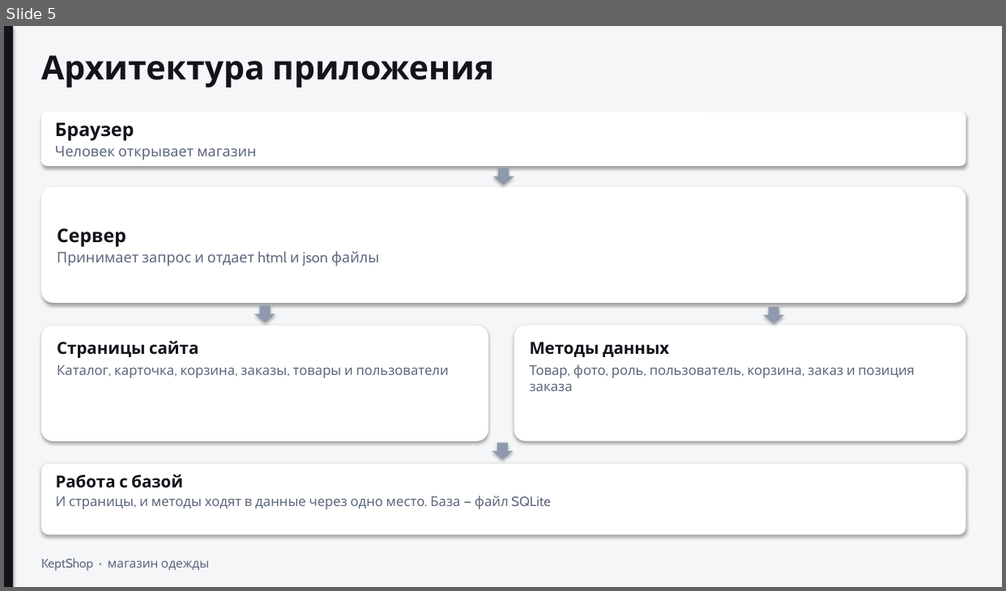
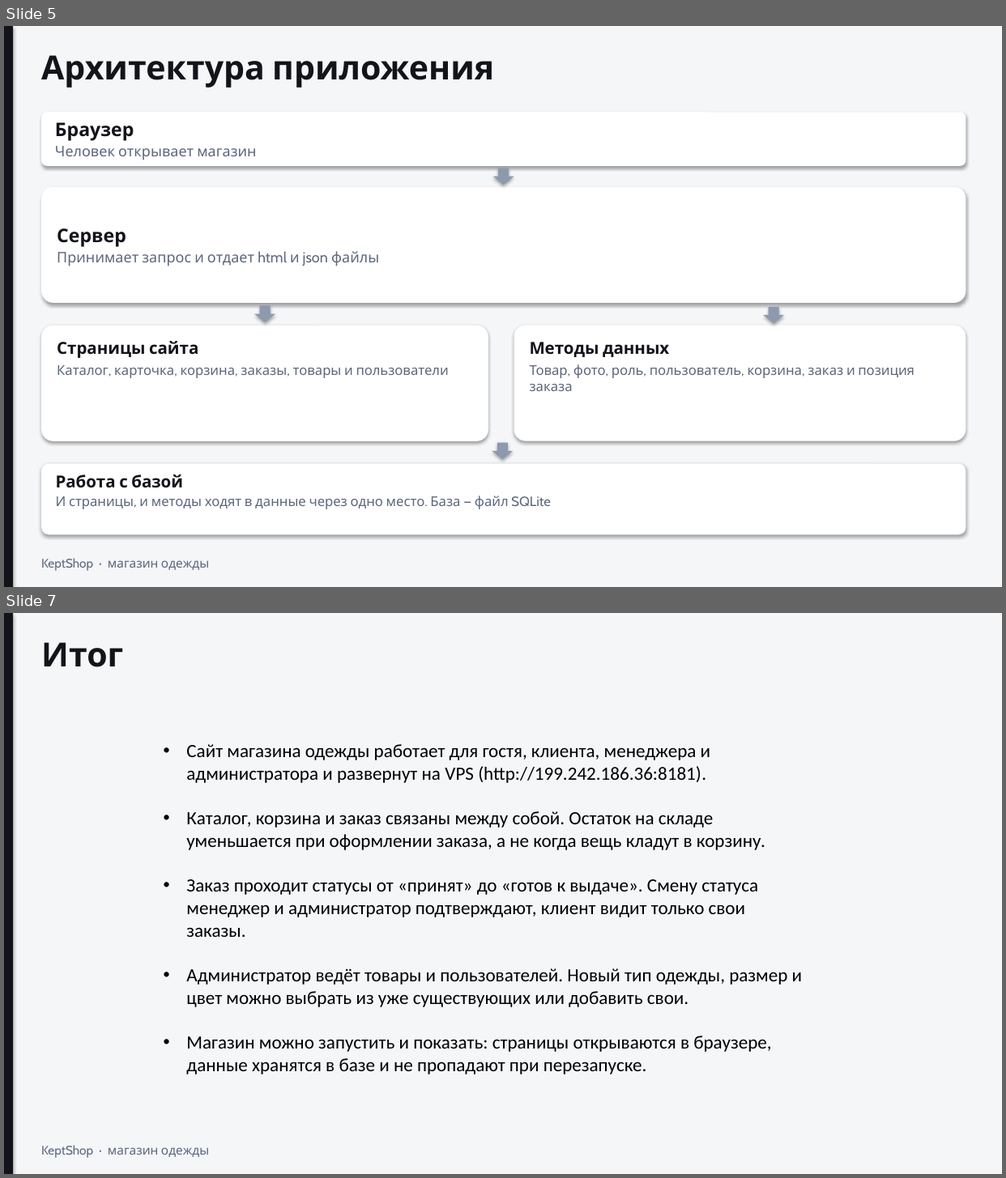
Before and after one commit to Darved183/YP01, a slide deck: KeptShop.pptx. Shown one above the other, each under a label of ours: slide 5 before the commit, slides 5 and 7 after it; the slides between them are not shown. The pictures are 1006x591 and 1006x1178 pixels, drawn with LibreOffice and Linux fonts; fonts in the diff are those of the drawing. Boxes give left, top, right and bottom in pixels: in the first picture for what was removed or moved away, otherwise in the second. Text is boxed around its words. In the diff, an @@ line names an element or a change of style, - is before the commit and + after.

```diff
--- a/KeptShop.pptx
+++ b/KeptShop.pptx
@@ slide 7 added at [4,613,1002,1174], background #FFFFFF @@
@@ rectangle added at [4,613,1002,1174], fill #F4F6F8 @@
@@ rectangle added at [4,613,13,1174], fill #12141A @@
@@ text added at [41,642,123,667], 32 pt, text #12141A, bold @@
+Итог
@@ text added at [186,744,802,1075], 18 pt, text #000000 @@
+• Сайт магазина одежды работает для гостя, клиента, менеджера и администратора и развернут на VPS (http://199.242.186.36:8181).
+• Каталог, корзина и заказ связаны между собой. Остаток на складе уменьшается при оформлении заказа, а не когда вещь кладут в корзину.
+• Заказ проходит статусы от «принят» до «готов к выдаче». Смену статуса менеджер и администратор подтверждают, клиент видит только свои заказы.
+• Администратор ведёт товары и пользователей. Новый тип одежды, размер и цвет можно выбрать из уже существующих или добавить свои.
+• Магазин можно запустить и показать: страницы открываются в браузере, данные хранятся в базе и не пропадают при перезапуске.
@@ text added at [41,1145,209,1158], 12 pt, text #5C677D @@
+KeptShop · магазин одежды
```
Also in this commit, not shown: 1 slide changed, 1 other slide added, 1 other file.
